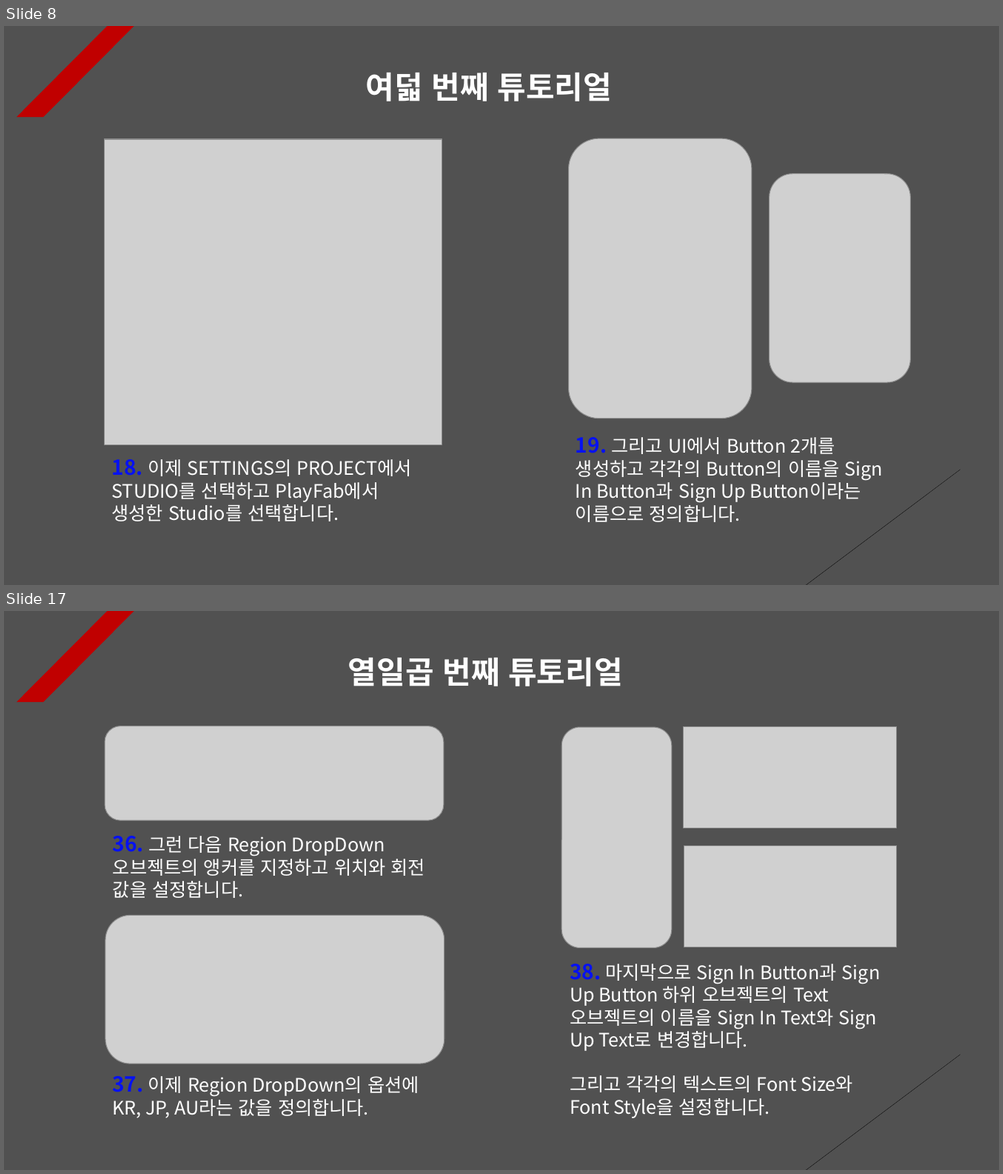
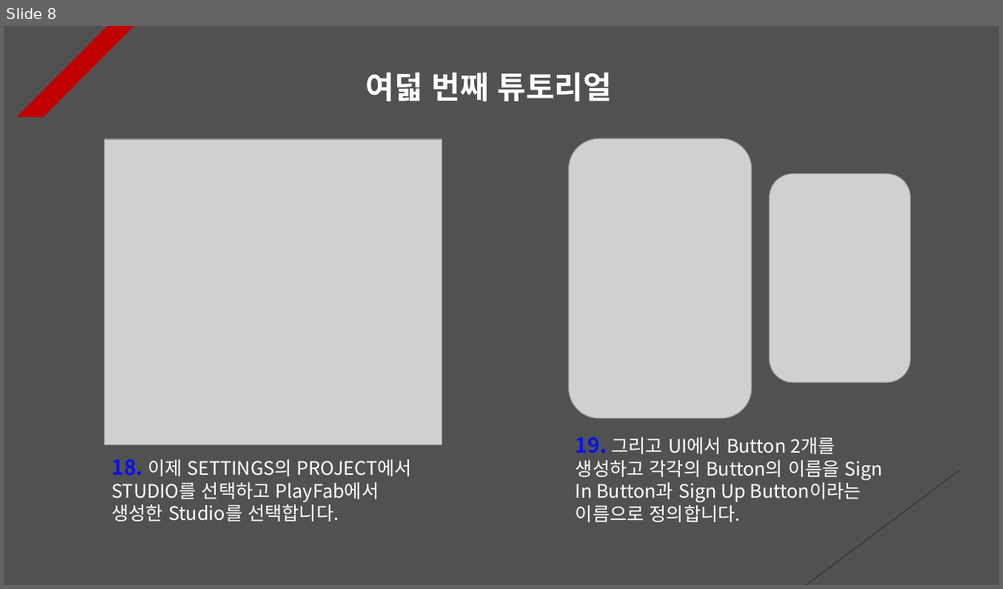
Before and after one commit to Unity2033/3D-UnityEngine, a slide deck: Assets/Class/Photon Server/PPT Data/Photon PlayFab.pptx. Shown one above the other, each under a label of ours: slides 8 and 17 before the commit, slide 8 after it; the slides between them are not shown. The pictures are 1003x1174 and 1003x589 pixels, drawn with LibreOffice and Linux fonts; fonts in the diff are those of the drawing; grey boxes stand for pictures. Boxes give left, top, right and bottom in pixels: in the first picture for what was removed or moved away, otherwise in the second. Text is boxed around its words. In the diff, an @@ line names an element or a change of style, - is before the commit and + after.

```diff
--- a/Assets/Class/Photon Server/PPT Data/Photon PlayFab.pptx
+++ b/Assets/Class/Photon Server/PPT Data/Photon PlayFab.pptx
@@ slide 17 removed at (4,611,999,1170), background #515151; not listed: 2 template elements that a slide beside it also shows @@
@@ text removed at (348,658,622,686) @@
-열일곱 번째 튜토리얼
@@ picture removed at (105,726,444,820) @@
@@ picture removed at (561,727,671,948) @@
@@ picture removed at (683,726,896,827) @@
@@ text removed at (113,836,425,898) @@
-36. 그런 다음 Region DropDown 오브젝트의 앵커를 지정하고 위치와 회전 값을 설정합니다.
@@ picture removed at (684,846,896,948) @@
@@ picture removed at (105,915,444,1064) @@
@@ text removed at (569,964,880,1119) @@
-38. 마지막으로 Sign In Button과 Sign Up Button 하위 오브젝트의 Text 오브젝트의 이름을 Sign In Text와 Sign Up Text로 변경합니다.
-그리고 각각의 텍스트의 Font Size와 Font Style을 설정합니다.
@@ text removed at (112,1076,419,1119) @@
-37. 이제 Region DropDown의 옵션에 KR, JP, AU라는 값을 정의합니다.
```
Also in this commit, not shown: 8 slides changed, 43 other files.
